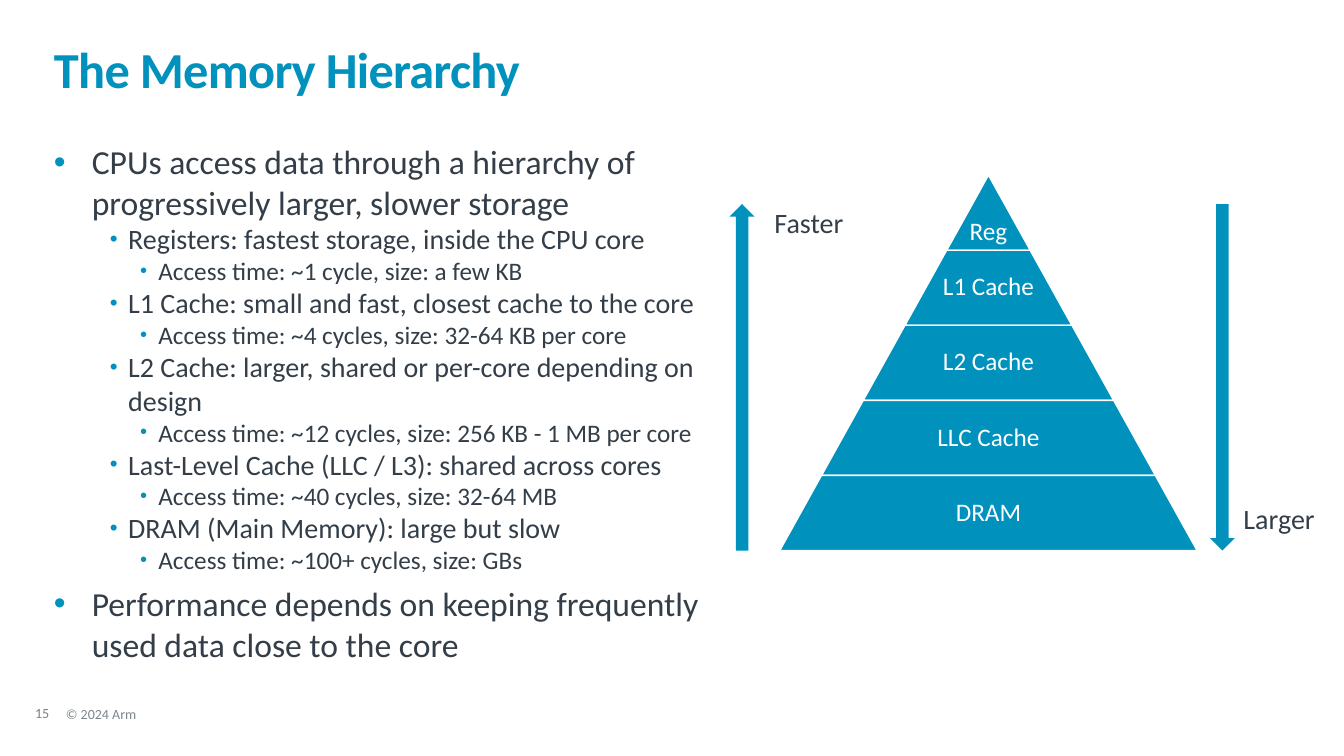
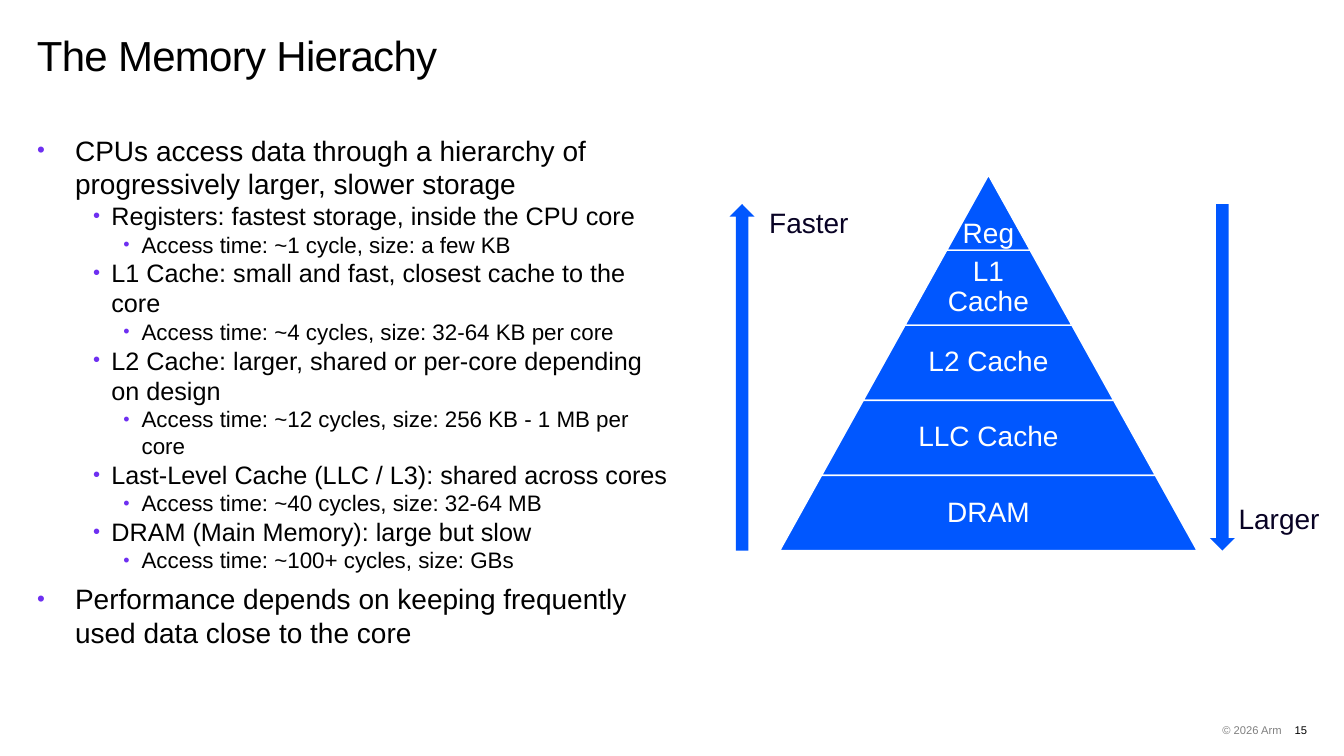
Before and after one commit to OliverGrainge/Arm-Total-Performance, a slide deck: slide 15 of slides.pptx. Drawn at 1344x756 pixels with LibreOffice and Linux fonts; fonts in the diff are those of the drawing; background and template pictures are left out. Boxes give left, top, right and bottom in pixels: in the first picture for what was removed or moved away, otherwise in the second. Text is boxed around its words. In the diff, an @@ line names an element or a change of style, - is before the commit and + after.

Commit message:
Updating slides with new 2026 format

```diff
--- a/slides.pptx
+++ b/slides.pptx
@@ title at <box>37,40,437,79</box>: text changed; size 36 to 30 pt; font Calibri to Arial; text colour #0091BD to #000000; bold off @@
-The Memory Hierarchy
+The Memory Hierachy
@@ title "The Memory Hierachy" at <box>37,40,437,79</box>: vertical alignment middle to top @@
@@ text "CPUs access data through a ...": place and size @@
-text "CPUs access data through a ..." at <box>92,150,699,658</box>
+text "CPUs access data through a ..." at <box>75,140,667,614</box>
@@ text "CPUs access data through a ..." at <box>75,140,667,614</box>: size 24 to 20 pt in "CPUs access data through a hierarchy of ...", "Performance depends on keeping frequently used data ..."; font Calibri to Arial, text colour #333E48 to #000000; size 20 to 18 pt in "Registers: fastest storage, inside the CPU core", "L1 Cache: small and fast, closest cache ...", "L2 Cache: larger, shared or per-core depending ...", "Last-Level Cache (LLC / L3): shared across ..." and 1 more places; size 18 to 16 pt in "Access time: ~1 cycle, size: a few ...", "Access time: ~4 cycles, size: 32-64 KB ...", "Access time: ~12 cycles, size: 256 KB ...", "Access time: ~40 cycles, size: 32-64 MB" and 1 more places; bullet colour #0091BD to #6E2FF1 @@
@@ text "Faster" at <box>769,213,848,234</box>: font Calibri to Arial, text colour #333E48 to #080224 @@
@@ fill #0091BD to #0057FF in 7 elements at <box>947,175,1030,250</box>, <box>905,250,1073,325</box>, <box>863,326,1113,400</box>, <box>822,400,1155,475</box>, <box>780,476,1198,551</box>, <box>1210,204,1235,551</box>, <box>730,204,755,551</box> @@
@@ size 18 to 20 pt, font Calibri to Arial in 5 elements at <box>963,221,1014,248</box>, <box>948,261,1029,312</box>, <box>928,350,1048,372</box>, <box>918,425,1058,447</box>, <box>947,502,1030,522</box> @@
@@ text "Larger" at <box>1239,509,1320,535</box>: font Calibri to Arial, text colour #333E48 to #080224 @@
@@ text removed at <box>81,710,136,719</box> @@
-© 2024 Arm
@@ text added at <box>1234,726,1282,734</box>, 8 pt, text #000000 at 50% opacity @@
+© 2026 Arm
@@ page number: place and size @@
-page number at <box>35,709,49,718</box>
+page number at <box>1295,726,1307,734</box>
@@ page number at <box>1295,726,1307,734</box>: size 10 to 8 pt, font Calibri to Arial, text colour #7F7F7F to #000000; alignment left to right @@
```
Also in this commit, not shown: 24 other slides changed, 73 slides added.
